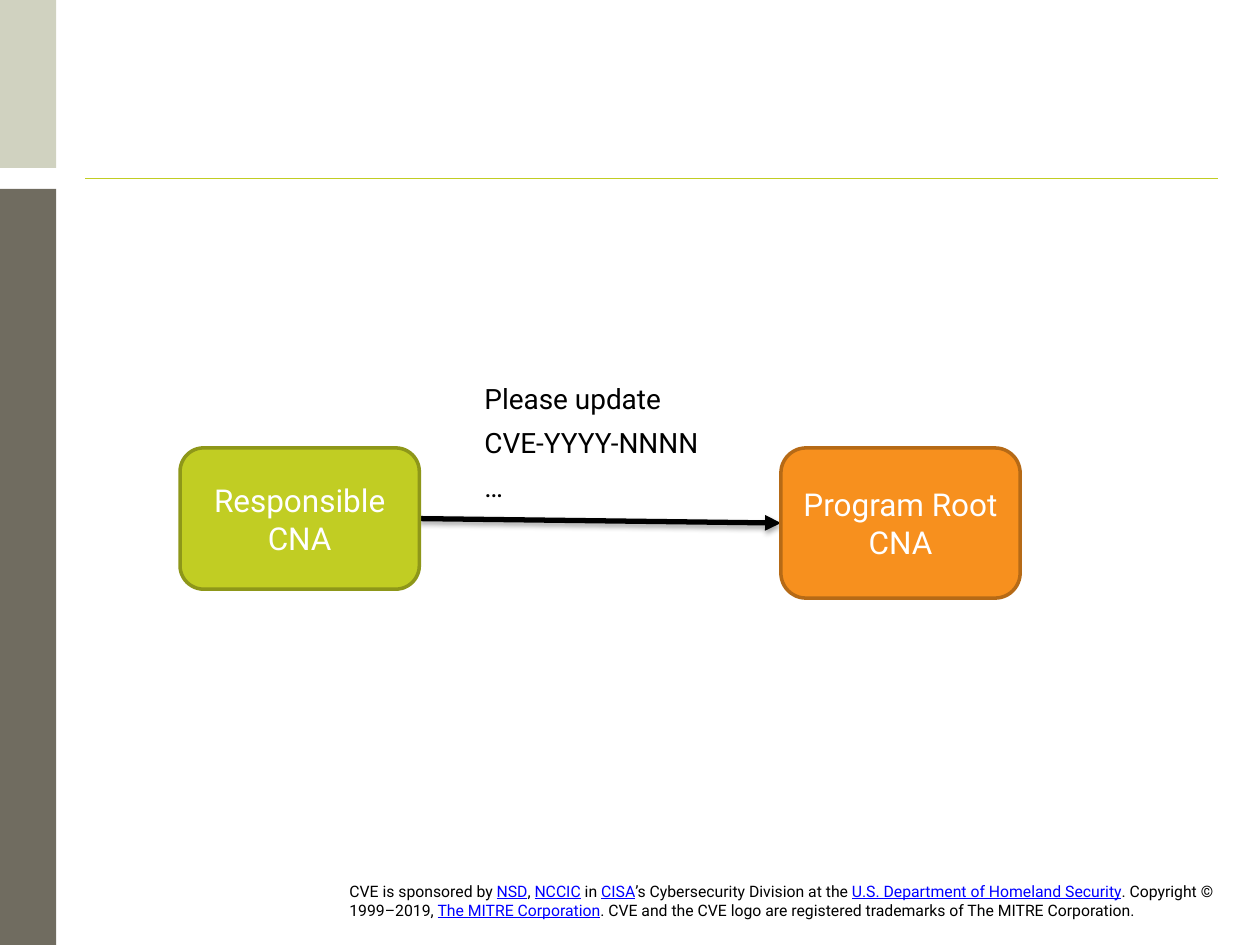
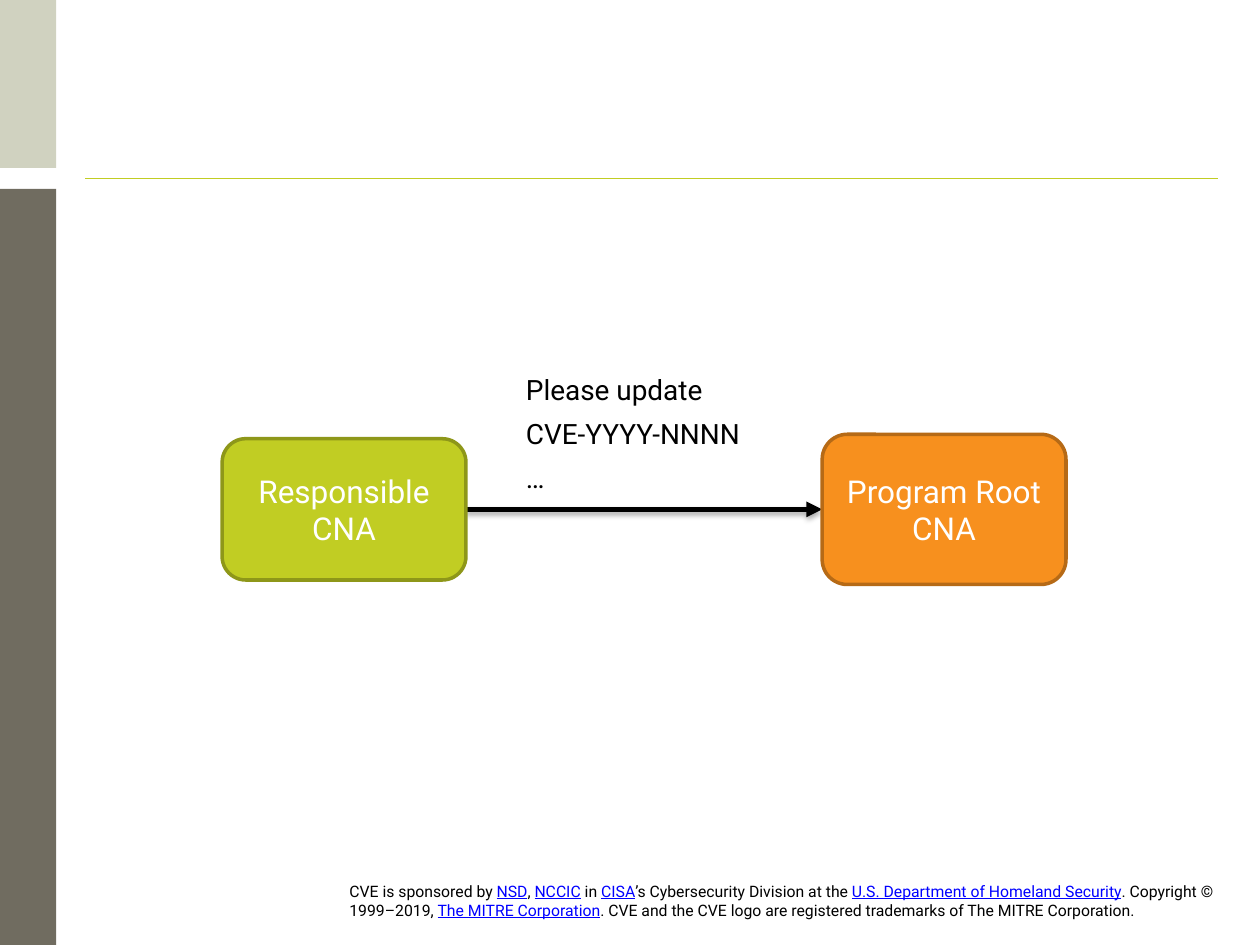
Before and after one commit to CVEProject/cveproject.github.io, a slide deck: slide 35 of docs/cna/CNA_Processes.pptx. Drawn at 1260x945 pixels with LibreOffice and Linux fonts; fonts in the diff are those of the drawing; background and template pictures are left out. Boxes give left, top, right and bottom in pixels: in the first picture for what was removed or moved away, otherwise in the second. Text is boxed around its words. In the diff, an @@ line names an element or a change of style, - is before the commit and + after.

```diff
--- a/docs/cna/CNA_Processes.pptx
+++ b/docs/cna/CNA_Processes.pptx
@@ text "Please update": place and size @@
-text "Please update" at [484,388,698,454]
+text "Please update" at [526,379,740,445]
@@ rounded rectangle "Responsible CNA": place and size @@
-rounded rectangle "Responsible CNA" at [180,449,420,590]
+rounded rectangle "Responsible CNA" at [222,438,465,580]
@@ rounded rectangle "Program Root CNA": place and size @@
-rounded rectangle "Program Root CNA" at [781,449,1021,598]
+rounded rectangle "Program Root CNA" at [823,435,1066,585]
@@ arrow moved from (420, 519) - (781, 523) to (466, 509) - (823, 509) @@
```
Also in this commit, not shown: 14 other slides changed.
